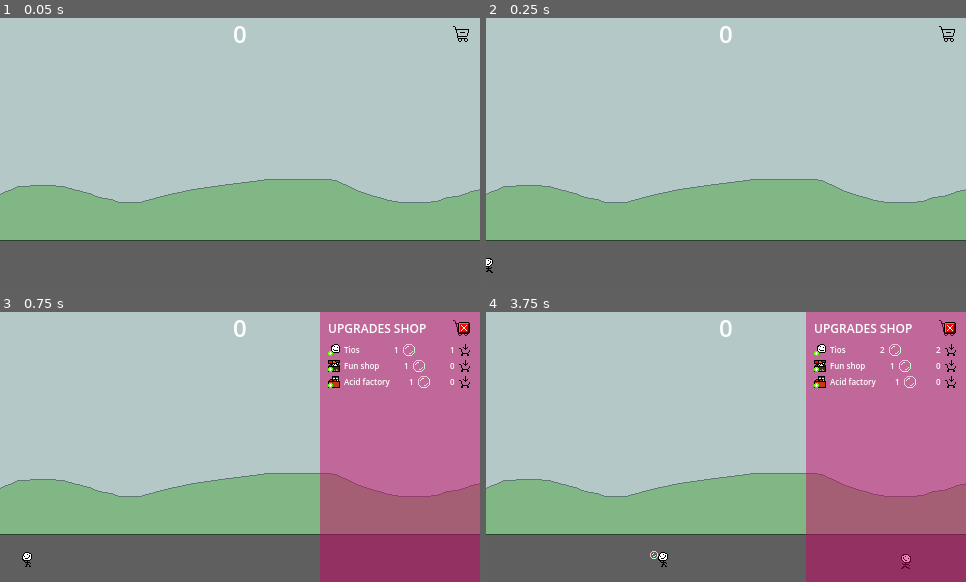
Above: before the commit, frames 1-4 (two rows, left to right).
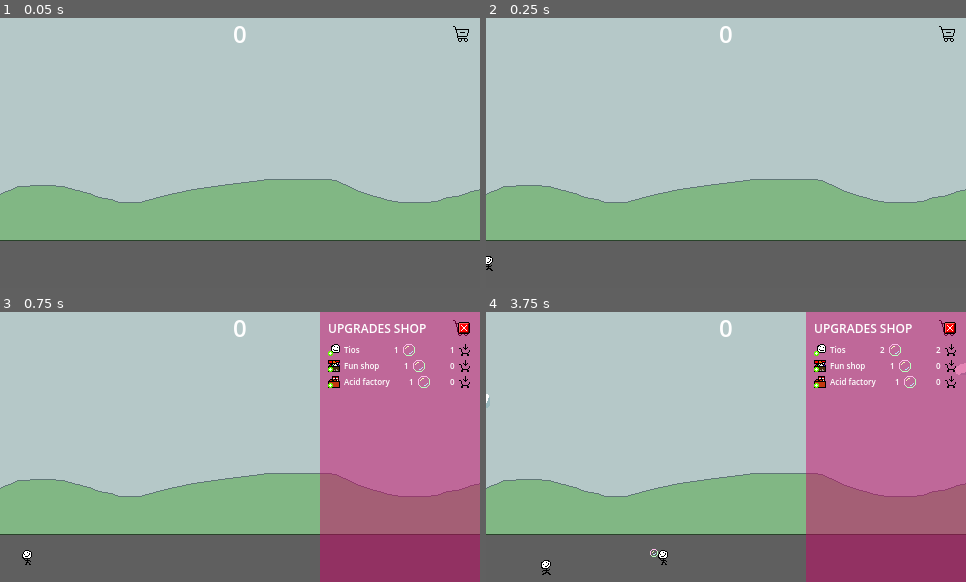
Above: after the commit, the same moments.

Repository: DISN-kolo/bubble-clicker-ggj25
Game: Godot game, scene res://main scene/MainScene.tscn
The game is run twice, just before and just after one commit, with the same random seed, the same clock (stepped at 60 frames per second) and the same inputs.
Inputs (mouse positions are in pixels of both pictures, inside the frame that each line leads up to):
- Up to frame 1 (0.05 s): no input
- Up to frame 2 (0.25 s): no input
- Up to frame 3 (0.75 s): click (460, 328) at 0.5 s
- Up to frame 4 (3.75 s): click (951, 349) at 1.27 s; tap Enter (ui_accept) at 2, 2.27, 3.02 s; move the mouse to (572, 557) at 2.02 s; hold Right (ui_right) 2.03-3.53 s; click (572, 557) at 2.1 s; move the mouse to (630, 460) at 2.77 s; click (630, 460) at 2.85 s; move the mouse to (774, 387) at 3.52 s; hold Left (ui_left) from 3.53 s (still down); click (774, 387) at 3.6 s

Frame 1 is identical in both runs. In frame 2, less than 0.1% of the frame differs, in the area x 0-2%, y 88-95%; in frame 3, less than 0.1%; in frame 4, 0.4%, in the area x 0-100%, y 18-98%.

Commit message:
random cool simple clouds :)

Diff:
--- a/main scene/MainScene.gd
+++ b/main scene/MainScene.gd
@@ -1,6 +1,14 @@
 extends Node2D
 var rng = RandomNumberGenerator.new()
 var r : float
+
+@onready var cloud= preload("res://main scene/cloud.tscn")
+var instance_of_cloud
+var cloud_direction : int
+const CLOUD_MIN_Y : int = -90
+const CLOUD_MAX_Y : int = 20
+const CLOUD_SPEED : float = 5.5
+
 @onready var tio = preload("res://tio/tio.tscn")
 var instance_of_tio
 @onready var shop = preload("res://shop/fun_shop.tscn")
@@ -9,17 +17,38 @@
 var instance_of_factory
 var tio_direction : int
 
-@onready var tio_spawner_timer = $Timer
+var factories_spawned : int = 0
+var shops_spawned : int = 0
+
+const MAX_FACTORIES : int = 3
+const MAX_SHOPS : int = 5
+
+var factory_coordinates : Array[Vector2]
+var shop_coordinates : Array[Vector2]
+
+@onready var cloud_spawner_timer = $Timer
 @onready var bubbles_count = $BubblesCount
 
 const TIO_SPEED : float = 50
 const TIO_MIN_Y : float = 110
 const TIO_MAX_Y : float = 120
 
+func _factory_coordinates_generator():
+	for i in range(MAX_FACTORIES + 1):
+		factory_coordinates.append(Vector2(-200 + 400 / MAX_FACTORIES * i, 50))
+
+func _shops_coordinates_generator():
+	for i in range(MAX_SHOPS + 1):
+		shop_coordinates.append(Vector2(-180 + 360 / MAX_SHOPS * i, rng.randi_range(110, 120)))
+
+
 # Called when the node enters the scene tree for the first time.
 func _ready():
+	_factory_coordinates_generator()
+	_shops_coordinates_generator()
 	BubblesGlobal.upgrade_purchased.connect(_on_upgrade_purchased)
 	spawn_a_tio()
+	spawn_a_cloud()
 	#instance_of_shop = shop.instantiate()
 	#instance_of_shop.global_position = Vector2(rng.randi_range(-100, 100), rng.randi_range(110, 120))
 	#add_child(instance_of_shop)
@@ -49,9 +78,13 @@
 		Events.global_bubble_count = 0
 
 func _on_killzone_tio_left_body_entered(body):
+	if body.is_in_group("cloud"):
+		body.queue_free()
 	Events.entered_left_zone.emit(body)
 
 func _on_killzone_tio_right_body_entered(body):
+	if body.is_in_group("cloud"):
+		body.queue_free()
 	Events.entered_right_zone.emit(body)
 
 func _on_killzone_bubble_top_body_entered(body):
@@ -75,11 +108,33 @@
 	add_child(instance_of_tio)
 
 func spawn_a_shop():
+	if (shops_spawned >= MAX_SHOPS + 1):
+		return
 	instance_of_shop = shop.instantiate()
-	instance_of_shop.global_position = Vector2(rng.randi_range(-100, 100), rng.randi_range(110, 120))
+	instance_of_shop.global_position = shop_coordinates[shops_spawned]
+	shops_spawned += 1
 	add_child(instance_of_shop)
 
 func spawn_a_factory():
+	if (factories_spawned >= MAX_FACTORIES + 1):
+		return
 	instance_of_factory = factory.instantiate()
-	instance_of_factory.global_position = Vector2(rng.randi_range(-100, 100), 50)
+	instance_of_factory.global_position = factory_coordinates[factories_spawned]
+	factories_spawned += 1
 	add_child(instance_of_factory)
+
+func spawn_a_cloud():
+	cloud_direction = rng.randi_range(0, 1) * 2 - 1
+	instance_of_cloud = cloud.instantiate()
+	instance_of_cloud.sprite_index = rng.randi_range(0, 1)
+	instance_of_cloud.global_position = Vector2(-280 * cloud_direction, rng.randi_range(CLOUD_MIN_Y, CLOUD_MAX_Y))
+	instance_of_cloud.velocity.x = CLOUD_SPEED * cloud_direction
+	add_child(instance_of_cloud)
+
+
+
+func _on_timer_timeout():
+	spawn_a_cloud()
+	cloud_spawner_timer.wait_time = rng.randf_range(10, 30)
+	cloud_spawner_timer.start()
+	pass # Replace with function body.
--- a/main scene/MainScene.tscn
+++ b/main scene/MainScene.tscn
@@ -26,15 +26,18 @@
 [node name="Camera2D" type="Camera2D" parent="."]
 
 [node name="Timer" type="Timer" parent="."]
+one_shot = true
 autostart = true
 
 [node name="killzoneTioLeft" type="Area2D" parent="."]
+position = Vector2(-30, 0)
 
 [node name="CollisionShape2D" type="CollisionShape2D" parent="killzoneTioLeft"]
 position = Vector2(-305, 1)
 shape = SubResource("RectangleShape2D_f88cq")
 
 [node name="killzoneTioRight" type="Area2D" parent="."]
+position = Vector2(31, 0)
 
 [node name="CollisionShape2D" type="CollisionShape2D" parent="killzoneTioRight"]
 position = Vector2(305, 0)
--- /dev/null
+++ b/main scene/cloud.gd
@@ -0,0 +1,17 @@
+extends CharacterBody2D
+
+var sprite_index : int = 0
+
+@onready var sprite_pool = [
+	preload("res://resources/Cloud1.png"),
+	preload("res://resources/Cloud2.png")
+]
+
+@onready var sprite = $Sprite2D
+
+func _ready():
+	sprite.texture = sprite_pool[sprite_index]
+
+func _physics_process(delta):
+
+	move_and_slide()
--- /dev/null
+++ b/main scene/cloud.tscn
@@ -0,0 +1,19 @@
+[gd_scene load_steps=4 format=3 uid="uid://c1ua7u366gupk"]
+
+[ext_resource type="Texture2D" uid="uid://c0xvrmod1qvv" path="res://resources/Cloud1.png" id="1_et6ib"]
+[ext_resource type="Script" path="res://main scene/cloud.gd" id="1_wcugm"]
+
+[sub_resource type="RectangleShape2D" id="RectangleShape2D_bhf70"]
+size = Vector2(16, 17)
+
+[node name="CharacterBody2D" type="CharacterBody2D" groups=["cloud"]]
+z_index = -1
+collision_mask = 0
+script = ExtResource("1_wcugm")
+
+[node name="CollisionShape2D" type="CollisionShape2D" parent="."]
+position = Vector2(0, 2.5)
+shape = SubResource("RectangleShape2D_bhf70")
+
+[node name="Sprite2D" type="Sprite2D" parent="."]
+texture = ExtResource("1_et6ib")
